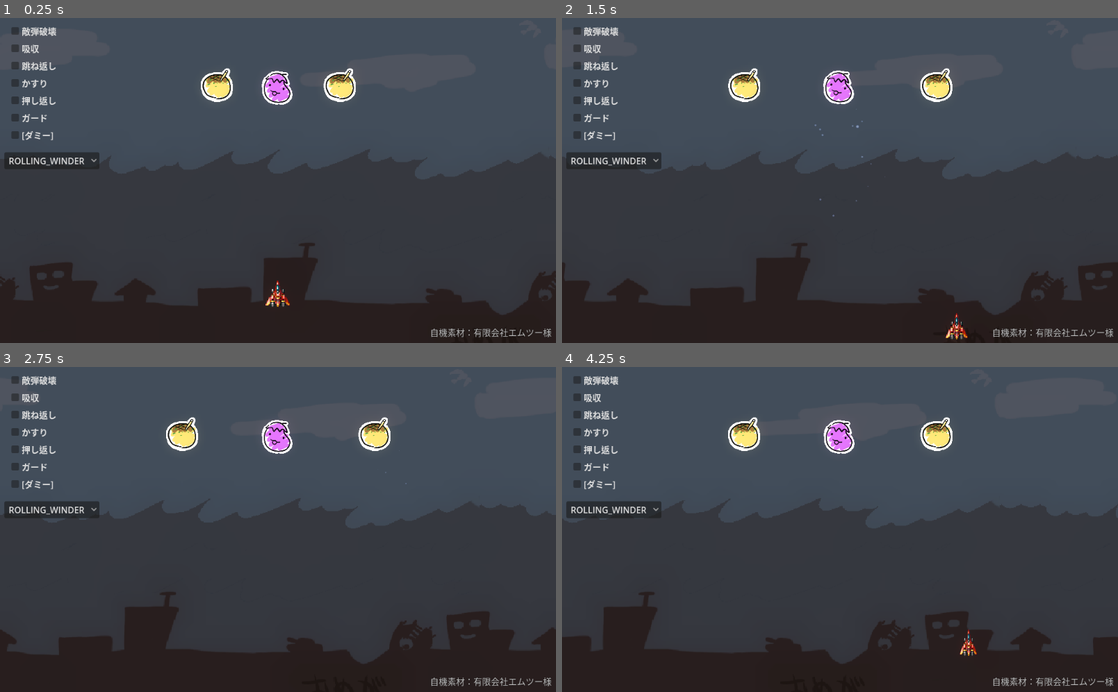
Above: before the commit, frames 1-4 (two rows, left to right).
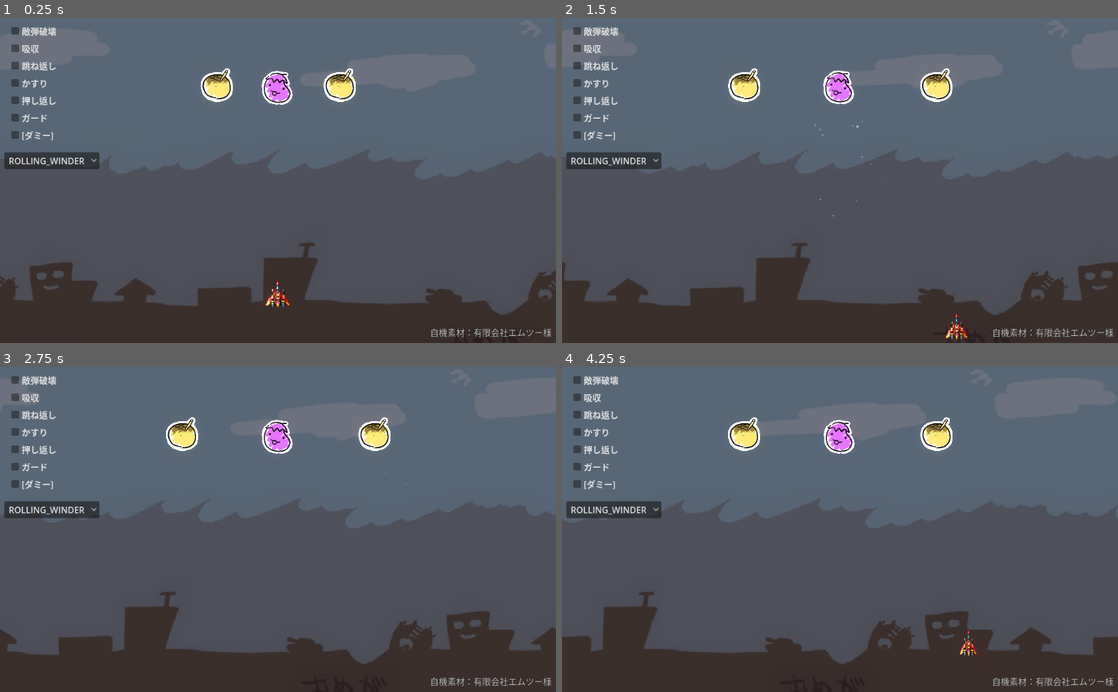
Above: after the commit, the same moments.

Repository: syun77/gd_bullettest4
Game: Godot game, scene res://Main.tscn
Two runs of this game, one before a commit and one after it. Both use one fixed random seed, a clock stepped at 60 frames per second and the inputs below.
Inputs:
- Up to frame 1 (0.25 s): no input
- Up to frame 2 (1.5 s): tap Enter (ui_accept) at 0.5, 0.77 s; hold Right (ui_right) 0.53-1.28 s; hold Down (ui_down) from 1.28 s (still down)
- Up to frame 3 (2.75 s): tap Enter (ui_accept) at 1.52 s; release Down (ui_down) at 2.03 s; hold Right (ui_right) from 2.03 s (still down)
- Up to frame 4 (4.25 s): release Right (ui_right) at 2.78 s; hold Up (ui_up) 2.78-3.53 s; tap Enter (ui_accept) at 3.02, 3.77 s; hold Left (ui_left) from 3.53 s (still down)

The runs differ from the first frame. In frame 1, 81% of the frame differs, in the area x 0-100%, y 0-92%; in frame 2, 81%; in frame 3, 81%; in frame 4, 81%.
Error in both runs: Invalid assignment of property or key 'position' with value of type 'Vector2' on a base object of type 'null instance'. (res://src/enemy/Enemy.gd:234)

Commit message:
弾の差し替えを実装

Diff:
--- a/BulletTest/Main.gd
+++ b/BulletTest/Main.gd
@@ -1,5 +1,6 @@
 extends Node2D
 
+@export var bullet_image = Common.eBulletImage.DEFAULT
 
 @onready var _camera = $MainCamera
 
@@ -36,7 +37,11 @@
 	_optionbtn_enemy.select(_enemy.type)
 
 func _process(delta: float) -> void:
+	_update_bullet_image()
 	_update_ui()
+
+func _update_bullet_image() -> void:
+	Common.set_bullet_image(bullet_image)
 
 func _update_ui() -> void:
 	Common.is_destroy = _checkbox_destroy.button_pressed
--- a/BulletTest/assets/shader/uv_scroll.gdshader
+++ b/BulletTest/assets/shader/uv_scroll.gdshader
@@ -8,7 +8,8 @@
 void fragment() {
     // 色を取得
     vec4 color = texture(TEXTURE, vec2(UV.x+TIME*scroll_speed, UV.y));
-	color *= 0.5;
+	//color *= 0.5;
+	color *= 0.6;
 	color.x *= 1.1;
 	color.z *= 1.1;
     // 反映
--- a/BulletTest/src/Bullet.gd
+++ b/BulletTest/src/Bullet.gd
@@ -58,6 +58,19 @@
 func set_accel(ax:float, ay:float) -> void:
 	_accel.x = ax
 	_accel.y = ay
+
+## 準備.
+func _ready() -> void:
+	# 差し替えテスト.
+	match Common.get_bullet_image():
+		Common.eBulletImage.DEFAULT: # デフォルト.
+			_spr.texture = load("res://assets/images/bullet4.png")
+		Common.eBulletImage.OUTLINE: # アウトライン.
+			_spr.texture = load("res://assets/images/bullet3.png")
+		Common.eBulletImage.LUMINESCENCE: # 発光.
+			pass
+		Common.eBulletImage.TRAIL: # トレイル.
+			pass
 
 ## 更新
 func _physics_process(delta: float) -> void:
--- a/BulletTest/src/common/Common.gd
+++ b/BulletTest/src/common/Common.gd
@@ -1,4 +1,12 @@
 extends Node
+
+## 弾画像の種別.
+enum eBulletImage {
+	DEFAULT, # デフォルト.
+	OUTLINE, # アウトラインをつける.
+	LUMINESCENCE, # 発光.
+	TRAIL, # トレイル.
+}
 
 const PARTICLE_OBJ = preload("res://src/particle/Particle.tscn")
 const PARTICLE_RING_OBJ = preload("res://src/particle/ParticleRing.tscn")
@@ -17,6 +25,12 @@
 var _layers = null
 var _player:Player = null
 var _prev_target_pos = Vector2.ZERO
+var _bullet_image = eBulletImage.DEFAULT
+
+func get_bullet_image() -> eBulletImage:
+	return _bullet_image;
+func set_bullet_image(v:eBulletImage) -> void:
+	_bullet_image = v
 
 func setup(layers, player) -> void:
 	_layers = layers
--- a/BulletTest/src/shot/Shot.gd
+++ b/BulletTest/src/shot/Shot.gd
@@ -32,6 +32,19 @@
 	for i in range(8):
 		var rate = 1.0 - ((i+1) / 8.0)
 		var spr:Sprite2D = get_node("./Sprite%d"%i)
+		# 差し替えテスト.
+		var mat:CanvasItemMaterial = _spr.material
+		match Common.get_bullet_image():
+			Common.eBulletImage.DEFAULT: # デフォルト.
+				mat.blend_mode = CanvasItemMaterial.BLEND_MODE_MIX
+				_spr.texture = load("res://assets/images/shot5.png")
+			Common.eBulletImage.OUTLINE: # アウトライン.
+				mat.blend_mode = CanvasItemMaterial.BLEND_MODE_MIX
+				_spr.texture = load("res://assets/images/shot4.png")
+			Common.eBulletImage.LUMINESCENCE: # 発光.
+				pass
+			Common.eBulletImage.TRAIL: # トレイル.
+				pass
 		spr.texture = _spr.texture
 		spr.scale.x = rate
 		spr.scale.y = rate
Binary file added: BulletTest/assets/images/bullet3.png
Not shown, added: BulletTest/assets/images/bullet3.png.import
Binary file added: BulletTest/assets/images/bullet4.png
Not shown, added: BulletTest/assets/images/bullet4.png.import
Binary file changed: BulletTest/assets/images/shot3.png
Binary file added: BulletTest/assets/images/shot4.png
Not shown, added: BulletTest/assets/images/shot4.png.import
Binary file added: BulletTest/assets/images/shot5.png
Not shown, added: BulletTest/assets/images/shot5.png.import
